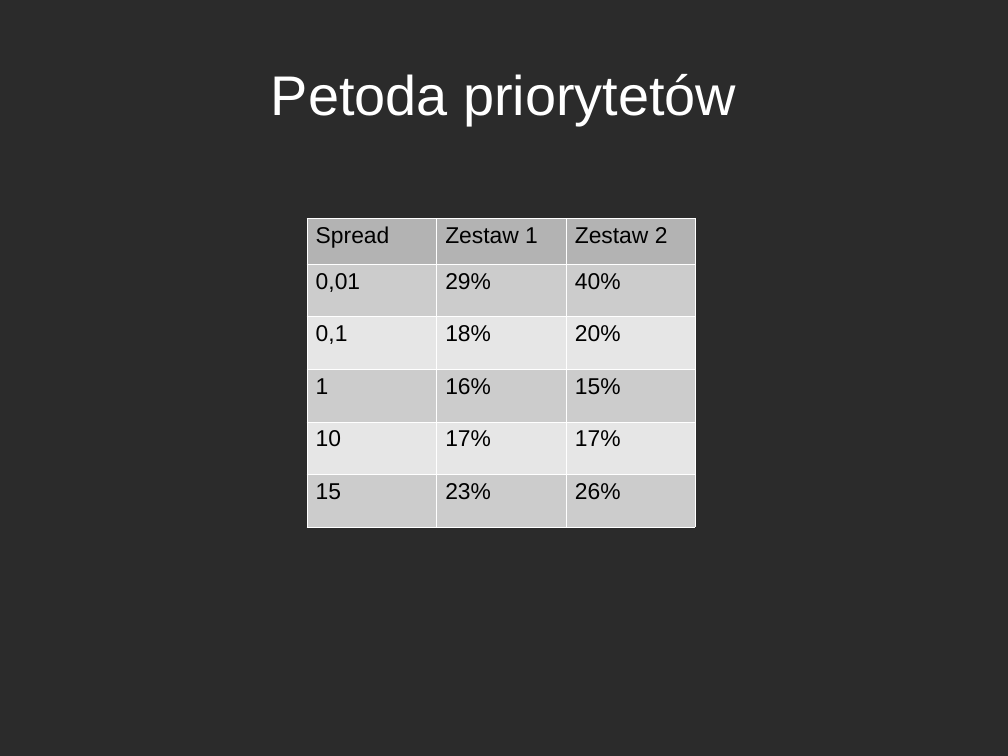
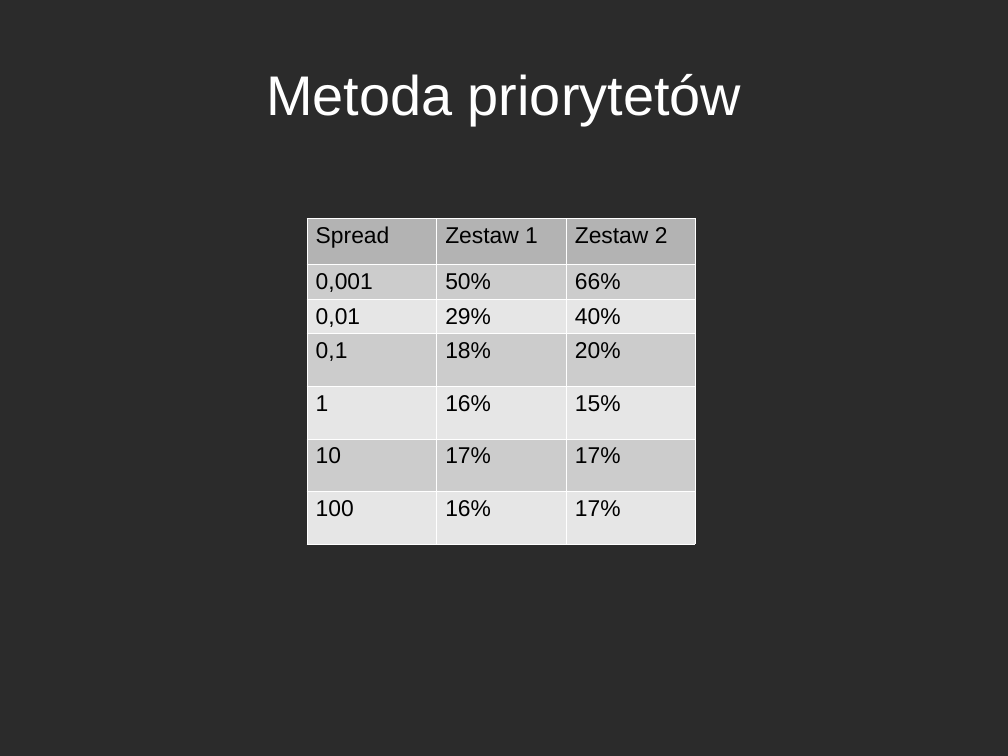
Before and after one commit to IanRacon/PNN-Project, a slide deck: slide 14 of report/presentation.odp. Drawn at 1008x756 pixels with LibreOffice and Linux fonts; fonts in the diff are those of the drawing; background and template pictures are left out; a plain dark background stands for a picture behind light text. Boxes give left, top, right and bottom in pixels: in the first picture for what was removed or moved away, otherwise in the second. Text is boxed around its words. In the diff, an @@ line names an element or a change of style, - is before the commit and + after.

```diff
--- a/report/presentation.odp
+++ b/report/presentation.odp
@@ title at (266, 74, 741, 125): text changed @@
-Petoda priorytetów
+Metoda priorytetów
@@ table at (306, 219, 696, 544) @@
+row 2: 0,001 | 50% | 66%
-row 6: 15 | 23% | 26%
+row 7: 100 | 16% | 17%
```
Also in this commit, not shown: 3 other slides changed, 20 other files.
